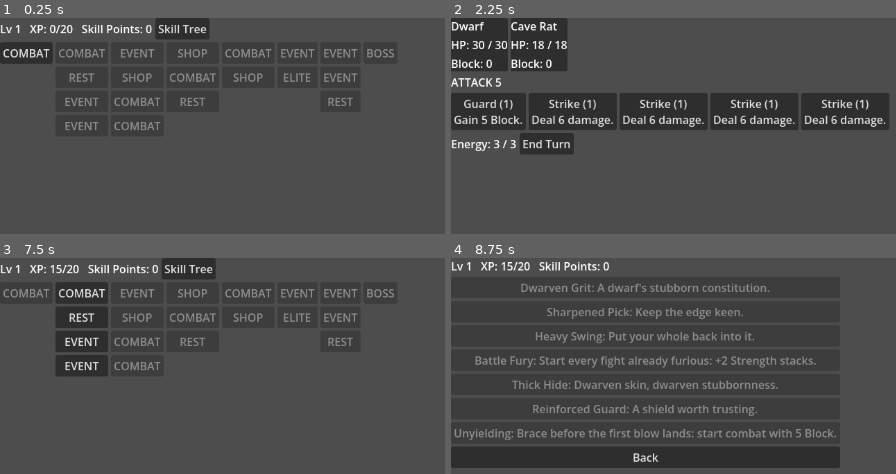
Above: before the commit, frames 1-4 (two rows, left to right).
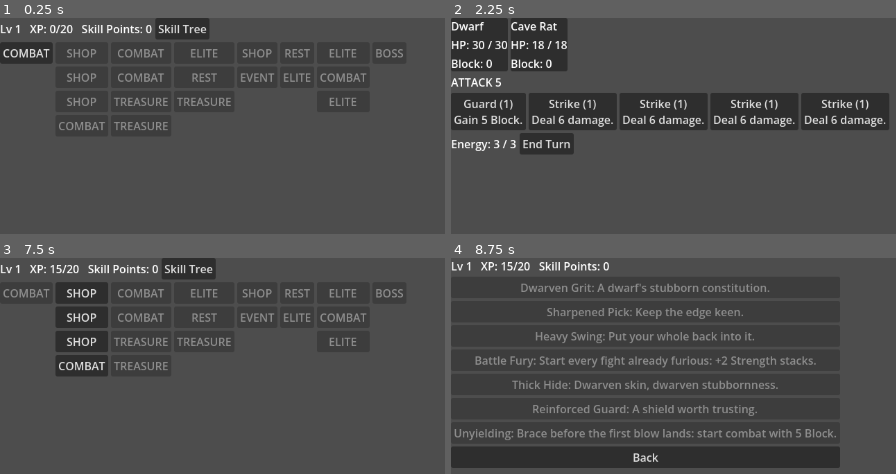
Above: after the commit, the same moments.

Repository: cedraci/nalbeuk
Game: Godot game, scene res://scripts/ui/run/run_scene.tscn
Two runs of this game, one before a commit and one after it. Both use one fixed random seed, a clock stepped at 60 frames per second and the inputs below.
Inputs:
- Up to frame 1 (0.25 s): no input
- Up to frame 2 (2.25 s): click "Skill Tree" at 0.5 s; click "Back" at 1.25 s; click "COMBAT" at 2 s
- Up to frame 3 (7.5 s): click "Guard (1) Gain 5 Block." at 2.75 s; click "Strike (1) Deal 6 damage." at 3.5 s; click "Strike (1) Deal 6 damage." at 4.25 s; click "End Turn" at 5 s; click "Guard (1) Gain 5 Block." at 5.75 s; click "Strike (1) Deal 6 damage." at 6.5 s; click "Continue" at 7.25 s
- Up to frame 4 (8.75 s): click "Skill Tree" at 8 s

The runs differ from the first frame. In frame 1, 3.4% of the frame differs, in the area x 13-91%, y 14-52%; in frame 2, nothing differs; in frame 3, 3.6%; in frame 4, nothing differs.

Commit message:
feat: reintroduce Treasure as a map node type
Co-Authored-By: Claude Opus 5 (1M context) <noreply@anthropic.com>
Claude-Session: https://claude.ai/code/session_01SYoHMVG3iGbjS3neJSNkn7

Diff:
--- a/scripts/run/map_graph.gd
+++ b/scripts/run/map_graph.gd
@@ -44,6 +44,7 @@
 		MapNode.NodeType.EVENT,
 		MapNode.NodeType.EVENT,
 		MapNode.NodeType.SHOP,
+		MapNode.NodeType.TREASURE,
 	]
 	if not rest_already_used:
 		pool.append(MapNode.NodeType.REST)
--- a/scripts/run/map_node.gd
+++ b/scripts/run/map_node.gd
@@ -1,7 +1,7 @@
 extends RefCounted
 class_name MapNode
 
-enum NodeType { COMBAT, ELITE, EVENT, REST, SHOP, BOSS }
+enum NodeType { COMBAT, ELITE, EVENT, REST, SHOP, BOSS, TREASURE }
 
 var id: int
 var node_type: NodeType
--- a/tests/unit/test_map_graph.gd
+++ b/tests/unit/test_map_graph.gd
@@ -60,3 +60,15 @@
 			for node in current_floor:
 				for connected_id in node.connections:
 					assert_true(next_floor_ids.has(connected_id), "seed %d floor %d" % [seed_value, f])
+
+func test_treasure_nodes_are_reachable_across_enough_seeds():
+	var found_treasure := false
+	for seed_value in range(1, 21):
+		var rng := RandomNumberGenerator.new()
+		rng.seed = seed_value
+		var graph := MapGraph.generate(rng)
+		for floor_nodes in graph.floors:
+			for node in floor_nodes:
+				if node.node_type == MapNode.NodeType.TREASURE:
+					found_treasure = true
+	assert_true(found_treasure, "TREASURE should appear in at least one of 20 generated maps.")
